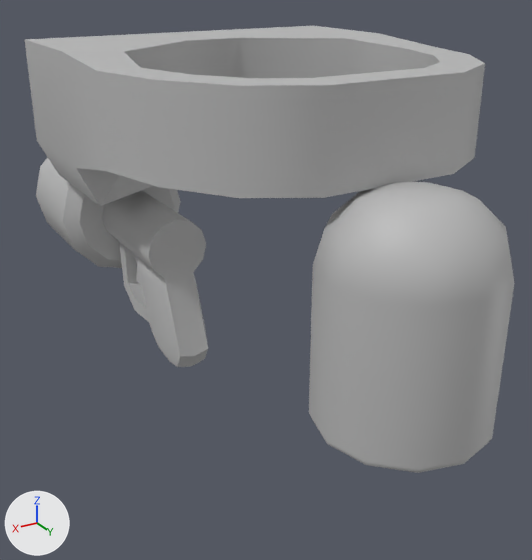
Two versions of the FBX model models/weapons/flamethrower/flamethrower.fbx, one commit apart.
Camera for both pictures: a 50 mm lens placed at (0.995, 1.545, 1.275), pointed at (-0.021, -0.149, 0.427). The axes (+X, +Y, +Z) are drawn at lower left. The lights are the same throughout. Where no turn or scale is listed for an object, it has been applied to the vertices.
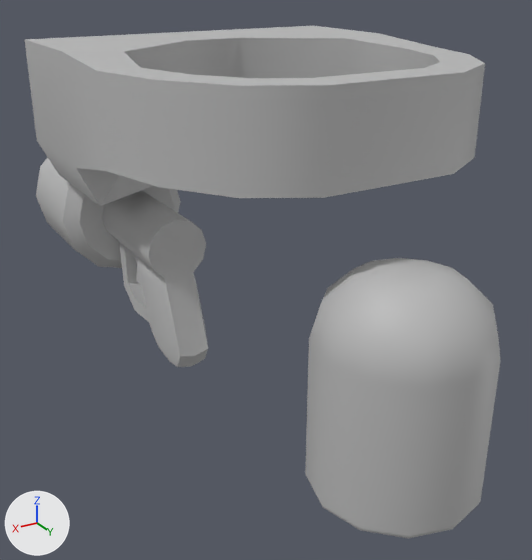
Commit message: flamethrower model change

Location of each change, [x1, y1, x2, y2] in pixels of the pictures (532 x 560 px):
```json
{"object": "pCylinder23", "change": "moved", "before": [309, 181, 515, 473], "after": [305, 258, 501, 539]}
```

Edits to the scene script, one JSON object a line:
```json
{"op": "set", "path": "ob_pcylinder23.location", "old": "(0.0, 0.479, 0.652)", "new": "(0.0, 0.472, 0.475)"}
```
